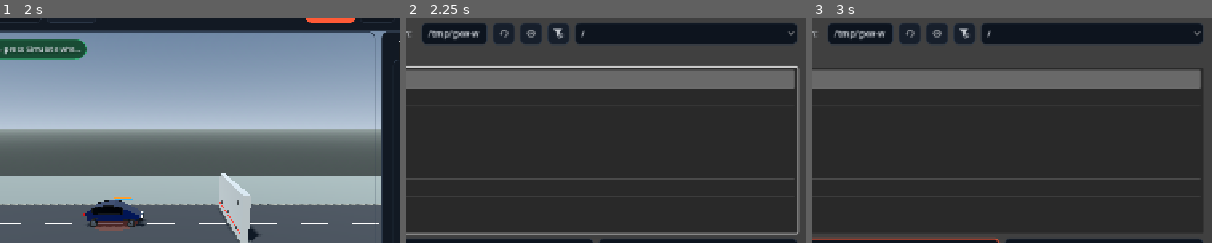
Above: before the commit, frames 1-3 (left to right).
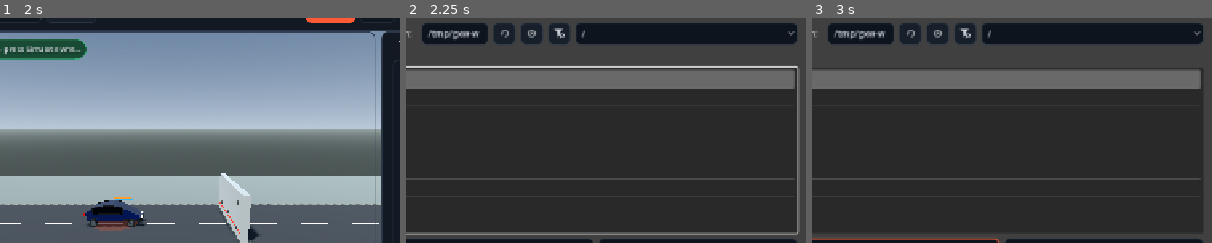
Above: after the commit, the same moments.

Repository: ArrowSK/crashvector
Game: Godot game, scene res://app/main.tscn
The game is run twice, just before and just after one commit, with the same random seed, the same clock (stepped at 60 frames per second) and the same inputs.
Inputs (mouse positions are % of the whole screen's width and height, from its top left):
- Up to frame 1 (2 s): click "New" at 0.5 s; click "New" at 1.25 s
- Up to frame 2 (2.25 s): click "Open" at 2 s
- Up to frame 3 (3 s): click (36, 59) at 2.77 s; type "12" at 2.85 s
The pictures show only the part of the screen within x 29-79%, y 7-57%; the shares and areas given below are measured in that part.

Frame 1 is identical in both runs. In frame 2, 0.2% of the frame differs, in the area x 20-45%, y 3-11%; in frame 3, 0.2%.

Commit message:
M11: bound bending damping and hinge work

Diff:
--- a/src/structural/structural_bending_constraint.gd
+++ b/src/structural/structural_bending_constraint.gd
@@ -91,9 +91,6 @@
 
 	# For a straight A-B-C rail, u and v point in opposite directions and
 	# u+v is zero. As B leaves the A-C line, u+v points back toward the chord.
-	# This curvature surrogate is well-conditioned at the straight position,
-	# unlike an acos/sin angle-gradient formulation, and does not resist pure
-	# axial shortening when all three nodes stay collinear.
 	var chord := c.position_m - a.position_m
 	var chord_length := chord.length()
 	var tangent := chord / chord_length if chord_length > 0.00001 else (v - u).normalized()
@@ -107,6 +104,15 @@
 	var elastic_force := curvature * (effective_stiffness / characteristic_length)
 	var damping_coefficient := 2.0 * damping_nm_s_rad / maxf(characteristic_length * characteristic_length, 0.0025)
 	var damping_force := -lateral_velocity * damping_coefficient
+	var effective_inverse_mass := b.inverse_mass + 0.25 * (a.inverse_mass + c.inverse_mass)
+	var lateral_speed := lateral_velocity.length()
+	if effective_inverse_mass > 0.0 and lateral_speed > 0.000001:
+		# The damper acts on B relative to the average A/C endpoint motion. Bound
+		# it so this explicit degree of freedom cannot reverse solely because of
+		# viscous damping during one integration substep.
+		var max_damping_force := lateral_speed / (effective_inverse_mass * delta_s)
+		if damping_force.length() > max_damping_force:
+			damping_force = damping_force.normalized() * max_damping_force
 	var middle_force := elastic_force + damping_force
 	var force_scale := 1.0
 	var force_length := middle_force.length()
@@ -118,19 +124,30 @@
 	a.add_force(-middle_force * 0.5)
 	c.add_force(-middle_force * 0.5)
 	var applied_damping_force := damping_force * force_scale
-	damping_energy_j += maxf(-applied_damping_force.dot(lateral_velocity), 0.0) * delta_s
+	if effective_inverse_mass > 0.0 and lateral_speed > 0.000001:
+		var effective_mass := 1.0 / effective_inverse_mass
+		var damping_only_after_velocity := lateral_velocity + applied_damping_force * effective_inverse_mass * delta_s
+		damping_energy_j += maxf(
+			0.5 * effective_mass * (lateral_velocity.length_squared() - damping_only_after_velocity.length_squared()),
+			0.0
+		)
 
 func _apply_plastic_hinge(bend_angle_rad: float, delta_s: float) -> void:
 	if bend_angle_rad <= yield_angle_rad or plastic_flow_rate <= 0.0:
 		return
+	var old_damage := clampf(plastic_bend_angle_rad / maxf(max_plastic_angle_rad, 0.0001), 0.0, 1.0)
+	var old_stiffness := stiffness_nm_rad * lerpf(1.0, 0.12, old_damage)
+	var old_elastic_energy := 0.5 * old_stiffness * bend_angle_rad * bend_angle_rad
 	var target_plastic := minf(bend_angle_rad, max_plastic_angle_rad)
 	var flow_span := maxf(max_plastic_angle_rad - yield_angle_rad, deg_to_rad(0.1))
 	var flow_factor := clampf((bend_angle_rad - yield_angle_rad) / flow_span, 0.0, 1.0)
 	var alpha := clampf(plastic_flow_rate * maxf(flow_factor, 0.15) * delta_s, 0.0, 1.0)
-	var old_plastic := plastic_bend_angle_rad
 	plastic_bend_angle_rad = lerpf(plastic_bend_angle_rad, target_plastic, alpha)
 	rest_angle_rad = original_rest_angle_rad - plastic_bend_angle_rad
-	plastic_energy_j += absf(last_generalized_torque_nm) * absf(plastic_bend_angle_rad - old_plastic)
+	var new_damage := clampf(plastic_bend_angle_rad / maxf(max_plastic_angle_rad, 0.0001), 0.0, 1.0)
+	var new_stiffness := stiffness_nm_rad * lerpf(1.0, 0.12, new_damage)
+	var new_elastic_energy := 0.5 * new_stiffness * bend_angle_rad * bend_angle_rad
+	plastic_energy_j += maxf(old_elastic_energy - new_elastic_energy, 0.0)
 
 func elastic_energy_j(nodes: Array[StructuralNode]) -> float:
 	if broken:
